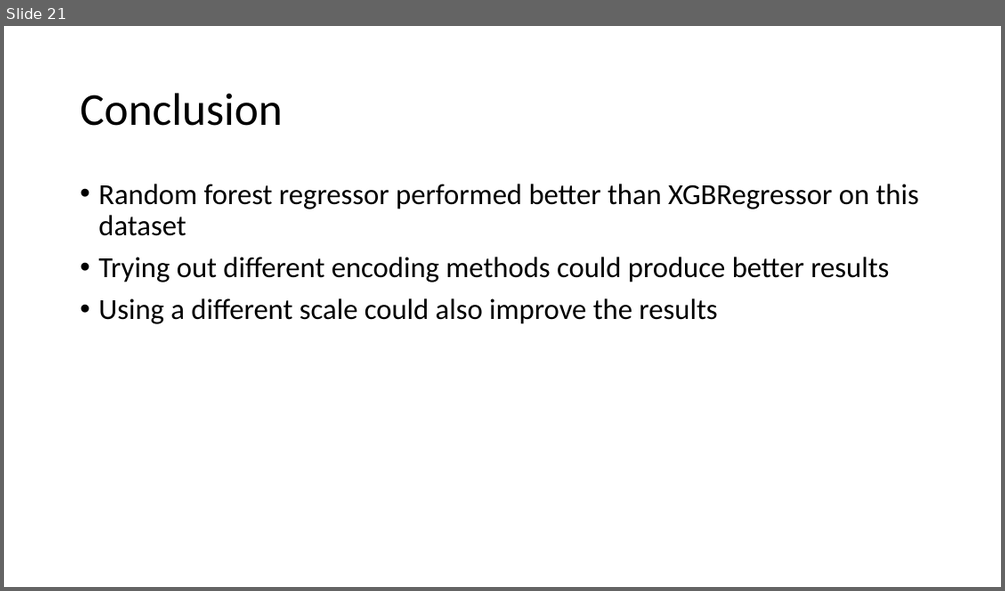
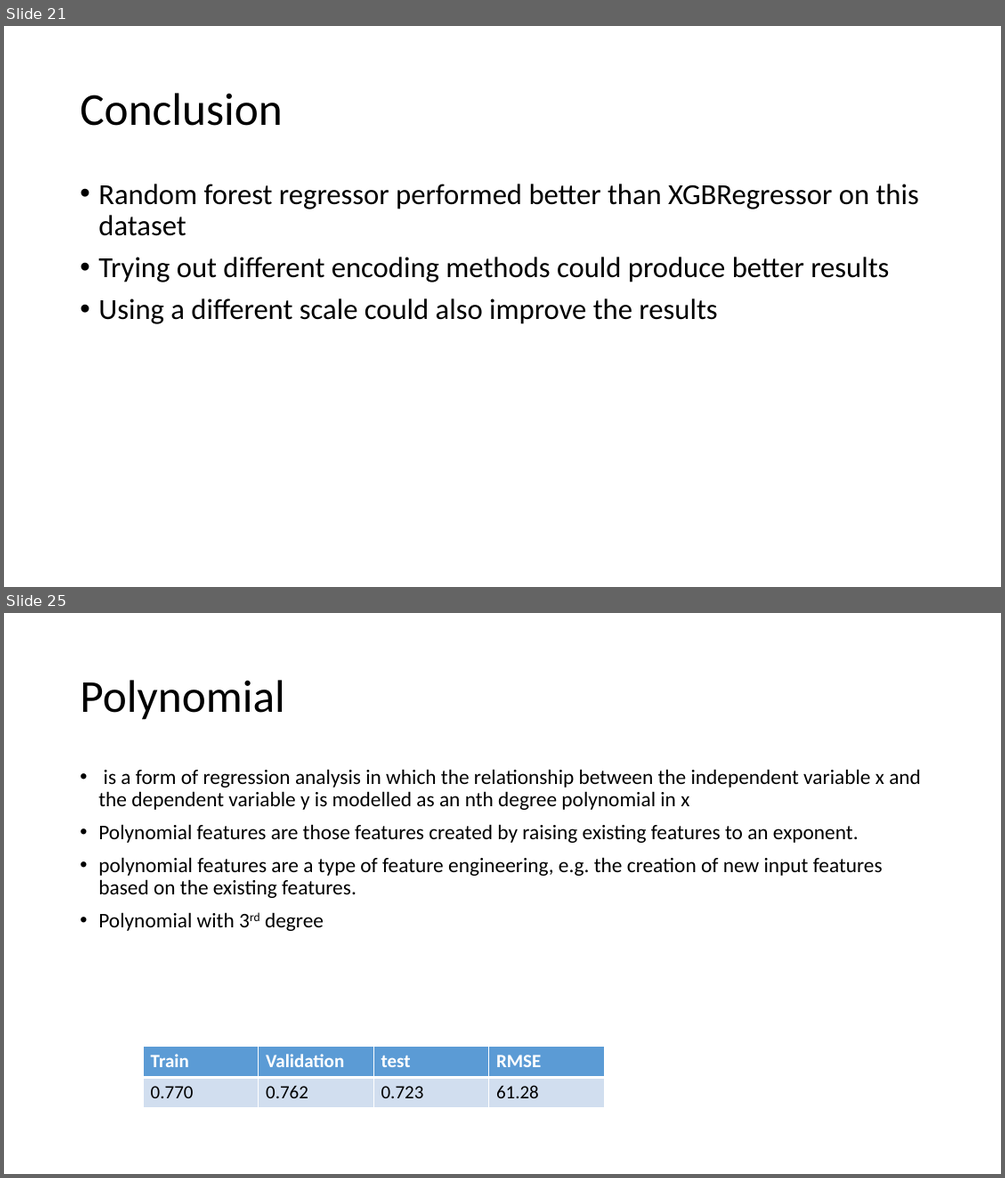
Before and after one commit to Jainlo/cali-housing-prices, a slide deck: California Housing Prices.pptx. Shown one above the other, each under a label of ours: slide 21 before the commit, slides 21 and 25 after it; the slides between them are not shown. The pictures are 1005x591 and 1005x1178 pixels, drawn with LibreOffice and Linux fonts; fonts in the diff are those of the drawing. Boxes give left, top, right and bottom in pixels: in the first picture for what was removed or moved away, otherwise in the second. Text is boxed around its words. In the diff, an @@ line names an element or a change of style, - is before the commit and + after.

```diff
--- a/California Housing Prices.pptx
+++ b/California Housing Prices.pptx
@@ slide 25 added at <box>4,613,1001,1174</box>, background #FFFFFF @@
@@ title added at <box>80,680,285,720</box>, 44 pt, text #000000 @@
+Polynomial
@@ text added at <box>98,769,921,931</box>, 20 pt, text #000000 @@
+• is a form of regression analysis in which the relationship between the independent variable x and the dependent variable y is modelled as an nth degree polynomial in x
+• Polynomial features are those features created by raising existing features to an exponent.
+• polynomial features are a type of feature engineering, e.g. the creation of new input features based on the existing features.
+• Polynomial with 3rd degree
@@ table added at <box>143,1046,604,1108</box>, 2 rows, 4 columns @@
+Train | Validation | test | RMSE
+0.770 | 0.762 | 0.723 | 61.28
```
Also in this commit, not shown: 4 slides changed, 4 other slides added, 6 other files.
